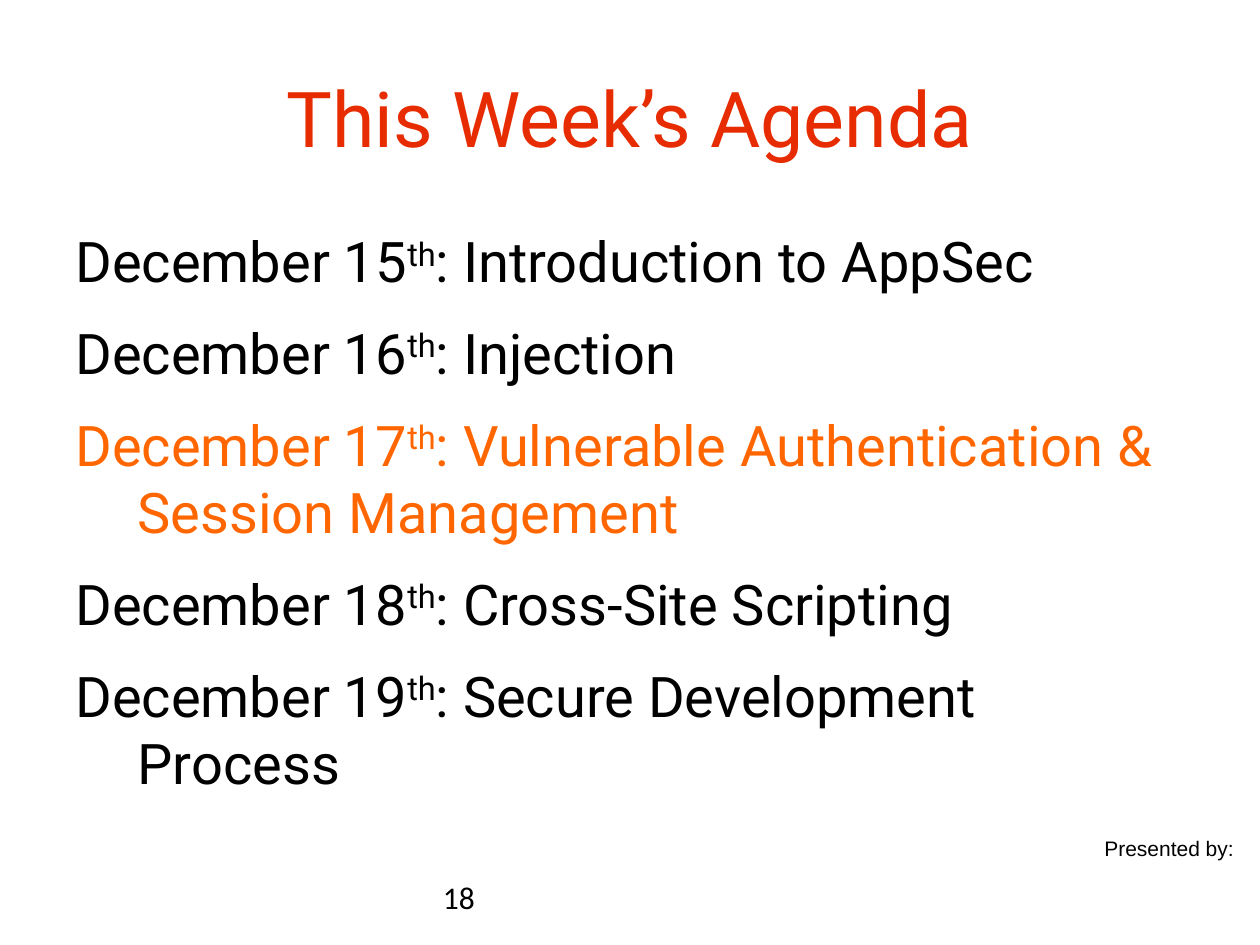
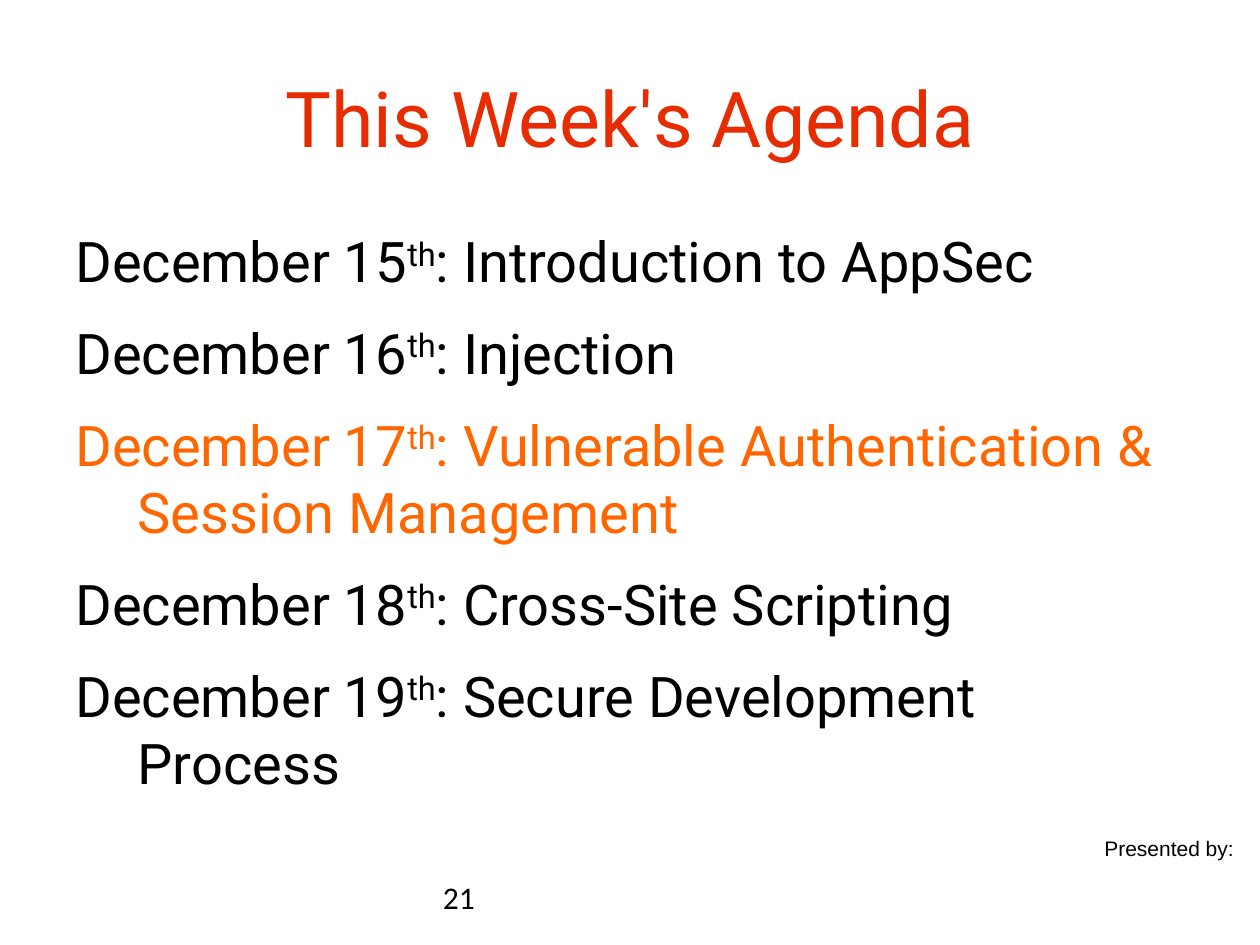
Before and after one commit to danielsomerfield/app-sec-presentation, a slide deck: slide 21 of AppSec Presentation Deck Day 2.ppt (slide 18 before the commit). Drawn at 1260x945 pixels with LibreOffice and Linux fonts; fonts in the diff are those of the drawing; background and template pictures are left out. Boxes give left, top, right and bottom in pixels: in the first picture for what was removed or moved away, otherwise in the second. Text is boxed around its words. In the diff, an @@ line names an element or a change of style, - is before the commit and + after.

```diff
--- a/AppSec Presentation Deck Day 2.ppt
+++ b/AppSec Presentation Deck Day 2.ppt
@@ title at [286,89,974,163]: text changed @@
-This Week’s Agenda
+This Week's Agenda
@@ page number at [443,888,475,909]: text changed @@
-18
+21
```
Also in this commit, not shown: 7 other slides changed, 3 slides added, 2 other files.
